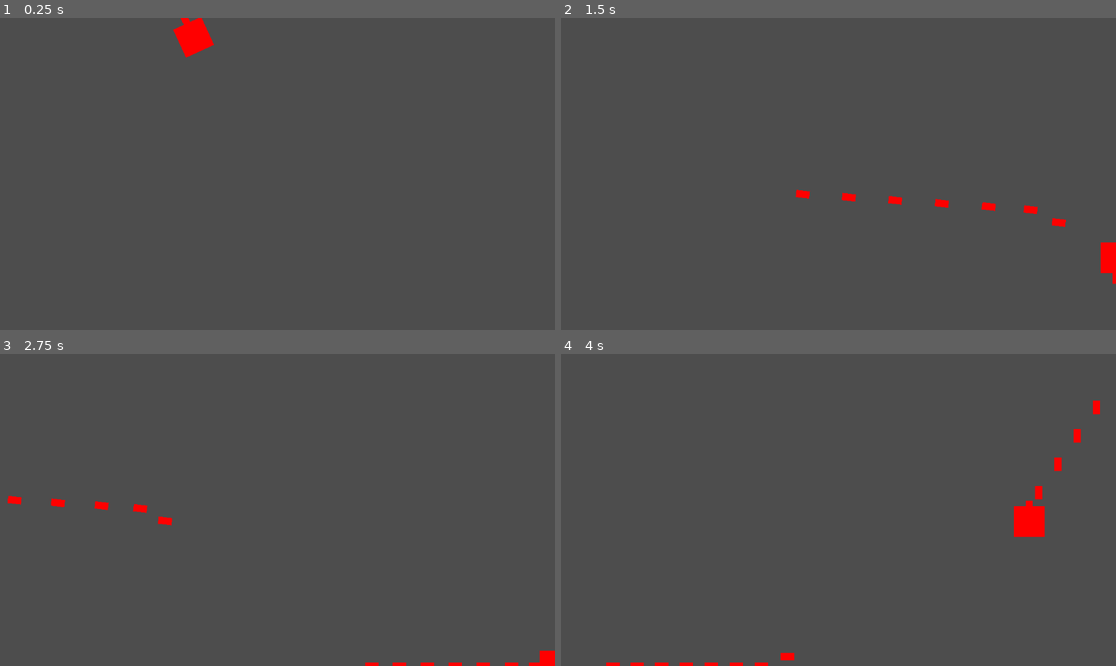
Above: before the commit, frames 1-4 (two rows, left to right).
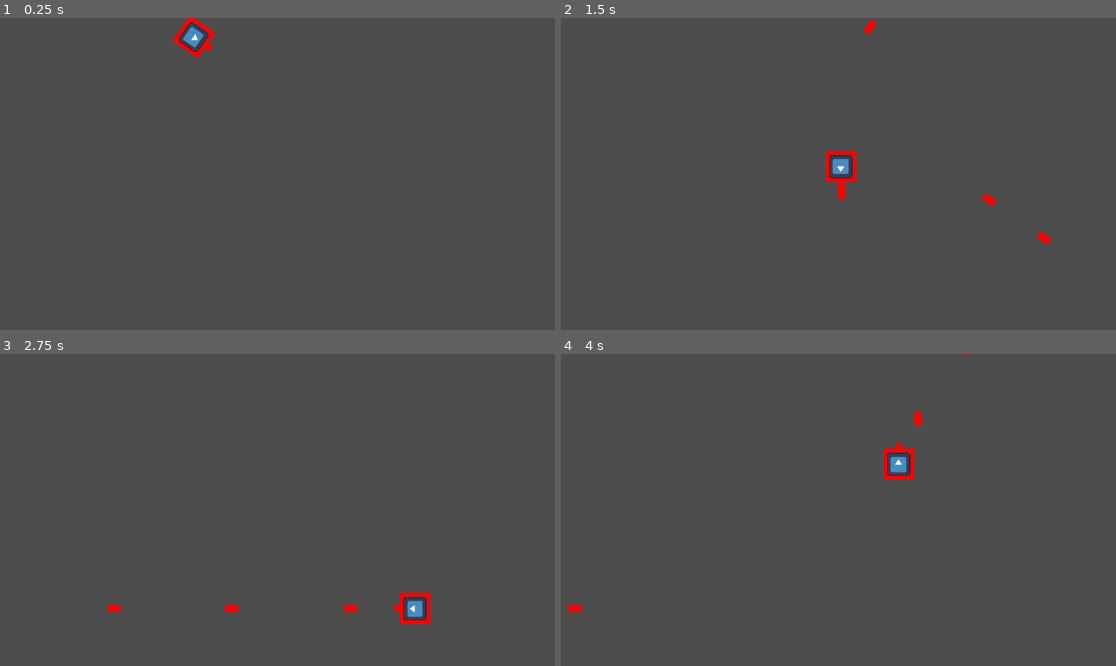
Above: after the commit, the same moments.

Repository: lukemcneil/godot-shooter-game
Game: Godot game, scene res://main.tscn
Same seed, same stepped clock (60 frames per second), same inputs: the game is played once before the commit and once after it. The engine's default icon, where the game draws it, is replaced by a stand-in: a white triangle on a blue panel in a dark square.
Inputs:
- Up to frame 1 (0.25 s): no input
- Up to frame 2 (1.5 s): tap Enter (join) at 0.5, 0.6 s; hold D (move_right) 0.53-1.28 s; hold S (move_down) from 1.28 s (still down); tap Down (look_down) at 1.35 s
- Up to frame 3 (2.75 s): release S (move_down) at 2.03 s; hold D (move_right) from 2.03 s (still down); tap Left (look_left) at 2.1 s
- Up to frame 4 (4 s): release D (move_right) at 2.78 s; hold W (move_up) 2.78-3.53 s; tap Right (look_right) at 2.85 s; hold A (move_left) from 3.53 s (still down); tap Up (look_up) at 3.6 s

The runs differ from the first frame. In frame 1, 0.5% of the frame differs, in the area x 31-39%, y 0-13%; in frame 2, 1.4%; in frame 3, 1.3%; in frame 4, 1.7%, in the area x 1-98%, y 0-100%.

Commit message:
collision detection works well now

Diff:
--- a/bullet.gd
+++ b/bullet.gd
@@ -1,6 +1,6 @@
 extends RigidBody2D
 
-@export var speed = 600
+@export var speed = 500
 
 func init(start_position: Vector2, start_rotation: float, color: Color):
 	position = start_position
--- a/bullet.tscn
+++ b/bullet.tscn
@@ -3,24 +3,24 @@
 [ext_resource type="Script" path="res://bullet.gd" id="1_utgbp"]
 
 [sub_resource type="PhysicsMaterial" id="PhysicsMaterial_oouwr"]
-friction = 0.0
+friction = 0.5
 bounce = 0.7
 
-[sub_resource type="RectangleShape2D" id="RectangleShape2D_okiop"]
-size = Vector2(14, 28)
+[sub_resource type="RectangleShape2D" id="RectangleShape2D_02n0s"]
+size = Vector2(16, 28)
 
 [node name="Bullet" type="RigidBody2D"]
-position = Vector2(-33, -27)
 physics_material_override = SubResource("PhysicsMaterial_oouwr")
 gravity_scale = 0.0
 script = ExtResource("1_utgbp")
+speed = 600
 metadata/_edit_group_ = true
 
 [node name="CollisionShape2D" type="CollisionShape2D" parent="."]
 use_parent_material = true
+position = Vector2(-1.14441e-05, -5.14984e-05)
 rotation = 1.5708
-shape = SubResource("RectangleShape2D_okiop")
-one_way_collision = true
+shape = SubResource("RectangleShape2D_02n0s")
 
 [node name="VisibleOnScreenNotifier2D" type="VisibleOnScreenNotifier2D" parent="."]
 position = Vector2(0.500003, -0.499996)
--- a/player.gd
+++ b/player.gd
@@ -15,8 +15,8 @@
 	Color.RED,
 	Color.BLUE,
 	Color.GREEN,
+	Color.PURPLE,
 	Color.BLACK,
-	Color.PURPLE,
 	Color.ORANGE,
 	Color.YELLOW,
 	Color.BROWN
@@ -27,16 +27,17 @@
 	player = player_num
 	var device = PlayerManager.get_player_device(player)
 	input = DeviceInput.new(device)
+
+func _ready():
+	screen_size = get_viewport_rect().size
 	$ShootTimer.wait_time = shoot_delay
+	$ShootTimer.start()
 	rotation = randf() * 2 * PI
-	color = colors[player_num]
+	color = colors[player]
 	$Body.color = color
 	$Gun.color = color
 
-func _ready():
-	screen_size = get_viewport_rect().size
-
-func _process(delta):
+func _physics_process(delta):
 	var move = input.get_vector("move_left", "move_right", "move_up", "move_down")
 	position += move * delta * speed
 	position = position.clamp(Vector2.ZERO, screen_size)
--- a/player.tscn
+++ b/player.tscn
@@ -1,20 +1,21 @@
-[gd_scene load_steps=4 format=3 uid="uid://d0g7awhci4qy7"]
+[gd_scene load_steps=5 format=3 uid="uid://d0g7awhci4qy7"]
 
 [ext_resource type="Script" path="res://player.gd" id="1_p6cnv"]
 [ext_resource type="PackedScene" uid="uid://v67h1i5dqysj" path="res://bullet.tscn" id="2_jmf6l"]
+[ext_resource type="Texture2D" uid="uid://ctc1i0n1jfm2e" path="res://icon.svg" id="3_aehm0"]
 
-[sub_resource type="RectangleShape2D" id="RectangleShape2D_gp8h0"]
+[sub_resource type="RectangleShape2D" id="RectangleShape2D_5rjjo"]
 size = Vector2(64, 64)
 
 [node name="Player" type="CharacterBody2D"]
 script = ExtResource("1_p6cnv")
 bullet_scene = ExtResource("2_jmf6l")
+shoot_delay = 0.25
 
 [node name="CollisionShape2D" type="CollisionShape2D" parent="."]
-shape = SubResource("RectangleShape2D_gp8h0")
+shape = SubResource("RectangleShape2D_5rjjo")
 
 [node name="ShootTimer" type="Timer" parent="."]
-autostart = true
 
 [node name="BulletSpawnMarker" type="Marker2D" parent="."]
 position = Vector2(40, 0)
@@ -31,4 +32,10 @@
 offset_right = 43.0
 offset_bottom = 7.0
 
+[node name="Icon" type="Sprite2D" parent="."]
+position = Vector2(-3.8147e-06, 0)
+rotation = 1.5708
+scale = Vector2(0.375, 0.375)
+texture = ExtResource("3_aehm0")
+
 [connection signal="timeout" from="ShootTimer" to="." method="_on_shoot_timer_timeout"]
Not shown, removed: README.md
